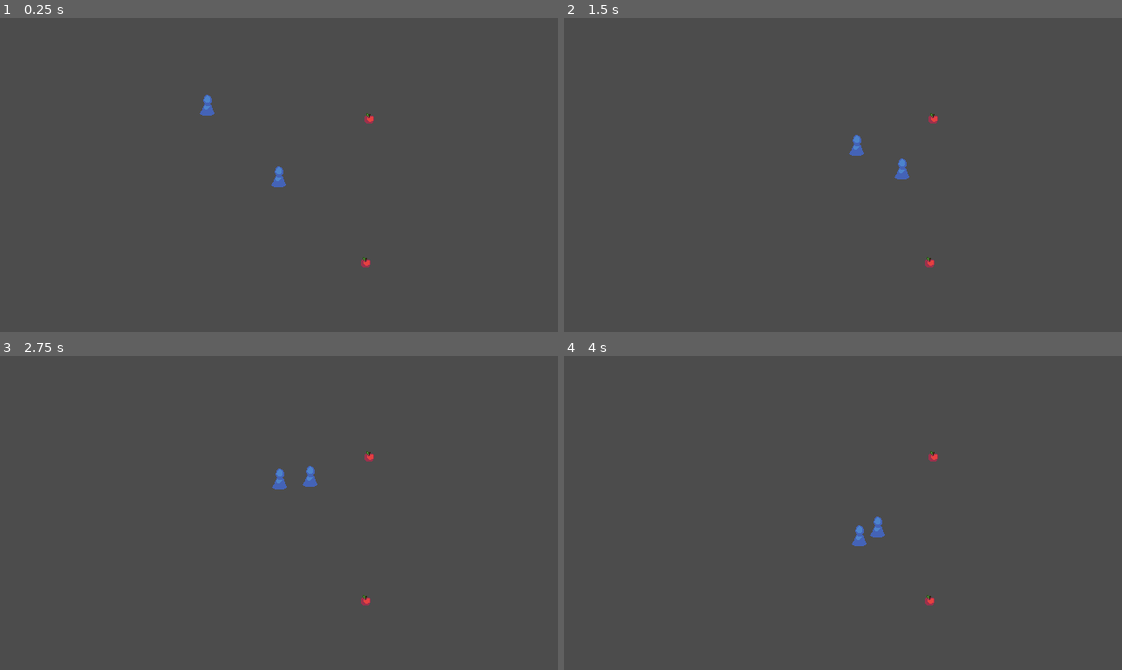
Above: before the commit, frames 1-4 (two rows, left to right).
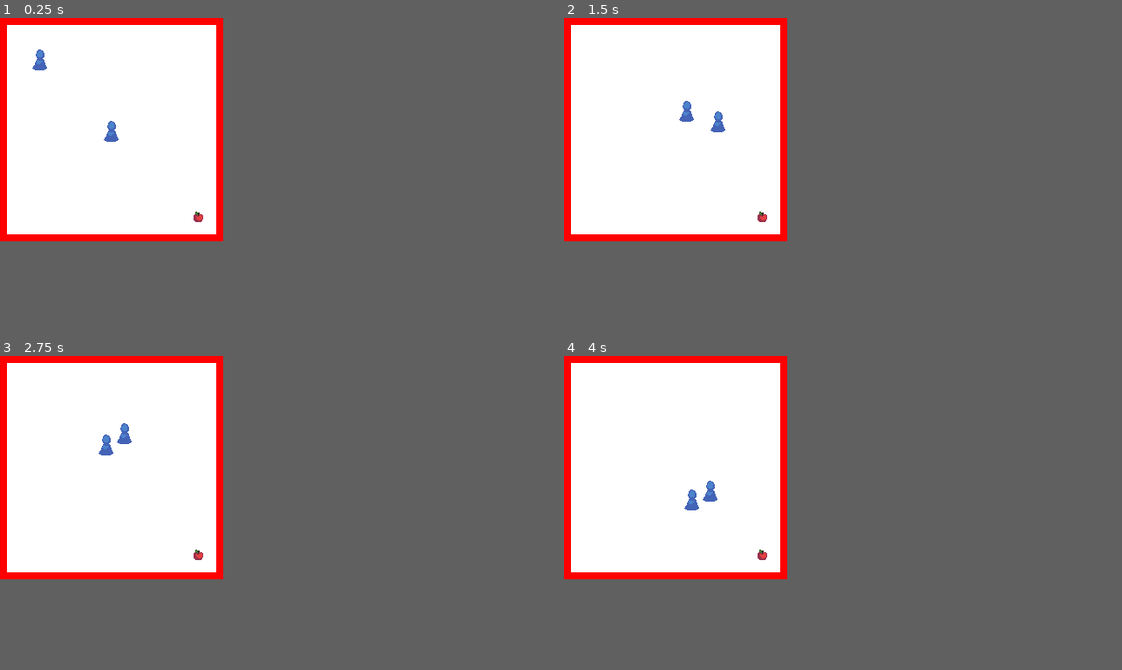
Above: after the commit, the same moments.

Repository: Branchlet-ANS/ldjam48
Game: Godot game, scene res://Main.tscn
Same seed, same stepped clock (60 frames per second), same inputs: the game is played once before the commit and once after it.
Inputs (mouse positions are in pixels of both pictures, inside the frame that each line leads up to):
- Up to frame 1 (0.25 s): no input
- Up to frame 2 (1.5 s): move the mouse to (965, 159) at 0.52 s; click (965, 159) at 0.67 s; move the mouse to (731, 190) at 1.27 s; click (731, 190) at 1.42 s
- Up to frame 3 (2.75 s): move the mouse to (334, 443) at 2.02 s; click (334, 443) at 2.17 s
- Up to frame 4 (4 s): move the mouse to (815, 575) at 2.77 s; click (815, 575) at 2.92 s; move the mouse to (1010, 560) at 3.52 s; click (1010, 560) at 3.67 s
In our replay, the window is 640x360 before the commit and 256x256 after it. These sizes can differ from the game's own. Grey fills any space a smaller window leaves; there, only what the larger window draws over its background counts as a difference.

The runs differ from the first frame. In frame 1, 29% of the frame differs, in the area x 0-68%, y 0-80%; in frame 2, 29%; in frame 3, 29%; in frame 4, 29%.

Commit message:
chunk stuff

Diff:
--- a/godot/Chunk.gd
+++ b/godot/Chunk.gd
@@ -1,3 +1,5 @@
+extends Node
+
 
 class_name Chunk
 enum Type {BUSH, PATH, OPEN}
--- /dev/null
+++ b/godot/ChunkGenerator.gd
@@ -0,0 +1,50 @@
+extends Node2D
+
+onready var scene_chunk = preload("res://ChunkIllustration.tscn")
+const MAP_WIDTH = 32
+const MAX_BRANCHES = 2
+const CHUNK_SIZE = 16
+const TILE_SIZE = 16
+
+var map = {}
+enum Type {BUSH, PATH, OPEN}
+
+func _ready():
+	for i in range(-MAP_WIDTH/2, MAP_WIDTH/2):
+		for j in range(-MAP_WIDTH/2, MAP_WIDTH/2):
+			var pos = Vector2(i, j)
+			map[pos] = Chunk.new(pos, Type.BUSH, pos.length())
+
+	make_paths()
+	for i in range(-MAP_WIDTH/2, MAP_WIDTH/2):
+		for j in range(-MAP_WIDTH/2, MAP_WIDTH/2):
+			var pos = Vector2(i, j)
+			var type = map[pos]._type
+			var ill = scene_chunk.instance()
+			add_child(ill)
+			ill.position = map[pos]._coordinates * CHUNK_SIZE * TILE_SIZE
+			ill.set_size(TILE_SIZE*CHUNK_SIZE)
+			if type == 0:
+				ill.set_color(Color.darkgreen)
+
+func make_paths():
+	var directions = [Vector2.LEFT, Vector2.RIGHT, Vector2.UP, Vector2.DOWN]
+	var direction
+	randomize()
+	var scores = [0]
+	var current_position = Vector2(0, 0)
+	map[current_position] = Chunk.new(current_position, Type.OPEN, current_position.length())
+	for i in range(MAX_BRANCHES):
+		scores = [0]
+		current_position = Vector2(0, 0)
+		while scores.min() < MAP_WIDTH:
+			if scores.size() > 5:
+				scores.erase(scores.min())
+			randomize()
+			direction = directions[rand_range(0, 4)]
+			while (current_position+direction).length() < scores.min():
+				randomize()
+				direction = directions[rand_range(0, 4)]
+			current_position += direction
+			scores.append(current_position.length())
+			map[current_position] = Chunk.new(current_position, Type.OPEN, current_position.length())
--- /dev/null
+++ b/godot/ChunkGenerator.tscn
@@ -0,0 +1,6 @@
+[gd_scene load_steps=2 format=2]
+
+[ext_resource path="res://ChunkGenerator.gd" type="Script" id=1]
+
+[node name="ChunkGenerator" type="Node2D"]
+script = ExtResource( 1 )
--- a/godot/ChunkIllustration.gd
+++ b/godot/ChunkIllustration.gd
@@ -1,10 +1,10 @@
 extends Node2D
 
 func _ready():
-	pass # Replace with function body.
-func set_color(color):
-	$ColorRect.color = color
+	pass # Replace with function
 
-# Called every frame. 'delta' is the elapsed time since the previous frame.
-#func _process(delta):
-#	pass
+func set_color(_color):
+	$ColorRect.color = _color
+
+func set_size(size):
+	scale = Vector2(size/17, size/17)
--- a/godot/ChunkIllustration.tscn
+++ b/godot/ChunkIllustration.tscn
@@ -5,9 +5,23 @@
 [node name="Node2D" type="Node2D"]
 script = ExtResource( 1 )
 
-[node name="ColorRect" type="ColorRect" parent="."]
-margin_right = 16.0
-margin_bottom = 16.0
+[node name="ColorRect2" type="ColorRect" parent="."]
+margin_left = -9.0
+margin_top = -9.0
+margin_right = 9.0
+margin_bottom = 9.0
+mouse_filter = 2
+color = Color( 1, 0, 0, 1 )
 __meta__ = {
 "_edit_use_anchors_": false
 }
+
+[node name="ColorRect" type="ColorRect" parent="."]
+margin_left = -8.0
+margin_top = -8.0
+margin_right = 8.0
+margin_bottom = 8.0
+mouse_filter = 2
+__meta__ = {
+"_edit_use_anchors_": false
+}
--- a/godot/Main.gd
+++ b/godot/Main.gd
@@ -5,18 +5,13 @@
 onready var scene_item = preload("res://Item.tscn")
 onready var script_item = preload("res://Item.gd")
 onready var scene_character = preload("res://Character.tscn")
-onready var scene_chunk = preload("res://ChunkIllustration.tscn")
 onready var god : God = $God
 
 var characters : Array = []
 
-enum Type {BUSH, PATH, OPEN}
 const WIDTH = 640
 const HEIGHT = 360
-const MAP_WIDTH = 32
-const MAX_BRANCHES = 3
 
-var map = {}
 
 func _ready():
 	var item = scene_item.instance()
@@ -24,24 +19,6 @@
 	add_child(item)
 	add_character(0, 0)
 	add_character(-100, -100)
-
-#
-#	for i in range(-MAP_WIDTH/2, MAP_WIDTH/2):
-#		for j in range(-MAP_WIDTH/2, MAP_WIDTH/2):
-#			var pos = Vector2(i, j)
-#			map[pos] = Chunk.new(pos, Type.BUSH, pos.length())
-#
-#	make_paths()
-#
-#	for i in range(-MAP_WIDTH/2, MAP_WIDTH/2):
-#		for j in range(-MAP_WIDTH/2, MAP_WIDTH/2):
-#			var pos = Vector2(i, j)
-#			var type = map[pos]._type
-#			var ill = scene_chunk.instance()
-#			add_child(ill)
-#			ill.position = map[pos]._coordinates * 16
-#			if type == 0:
-#				ill.set_color(Color.green)
 
 
 func add_character(x : int, y : int) -> Character:
@@ -51,25 +28,3 @@
 	add_child(character)
 	god.selected_characters.append(character) # temp
 	return character
-
-func make_paths():
-	var directions = [Vector2.LEFT, Vector2.RIGHT, Vector2.UP, Vector2.DOWN]
-	var direction
-	randomize()
-	var scores = [0]
-	var current_position = Vector2(0, 0)
-	map[current_position] = Chunk.new(current_position, Type.OPEN, current_position.length())
-	for i in range(MAX_BRANCHES):
-		scores = [0]
-		current_position = Vector2(0, 0)
-		while scores.min() < MAP_WIDTH:
-			if scores.size() > 5:
-				scores.erase(scores.min())
-			randomize()
-			direction = directions[rand_range(0, 4)]
-			while (current_position+direction).length() < scores.min():
-				randomize()
-				direction = directions[rand_range(0, 4)]
-			current_position += direction
-			scores.append(current_position.length())
-			map[current_position] = Chunk.new(current_position, Type.OPEN, current_position.length())
--- a/godot/Main.tscn
+++ b/godot/Main.tscn
@@ -1,8 +1,9 @@
-[gd_scene load_steps=4 format=2]
+[gd_scene load_steps=5 format=2]
 
 [ext_resource path="res://God.gd" type="Script" id=1]
 [ext_resource path="res://Item.tscn" type="PackedScene" id=2]
 [ext_resource path="res://Main.gd" type="Script" id=3]
+[ext_resource path="res://ChunkGenerator.tscn" type="PackedScene" id=4]
 
 [node name="Main" type="Node"]
 script = ExtResource( 3 )
@@ -15,3 +16,5 @@
 
 [node name="Item" parent="." instance=ExtResource( 2 )]
 position = Vector2( 103.826, -65.1273 )
+
+[node name="ChunkGenerator" parent="." instance=ExtResource( 4 )]
--- a/godot/project.godot
+++ b/godot/project.godot
@@ -14,7 +14,7 @@
 "language": "GDScript",
 "path": "res://Character.gd"
 }, {
-"base": "Reference",
+"base": "Node",
 "class": "Chunk",
 "language": "GDScript",
 "path": "res://Chunk.gd"
@@ -62,8 +62,8 @@
 
 [display]
 
-window/size/width=640
-window/size/height=360
+window/size/width=256
+window/size/height=256
 
 [importer_defaults]
 
